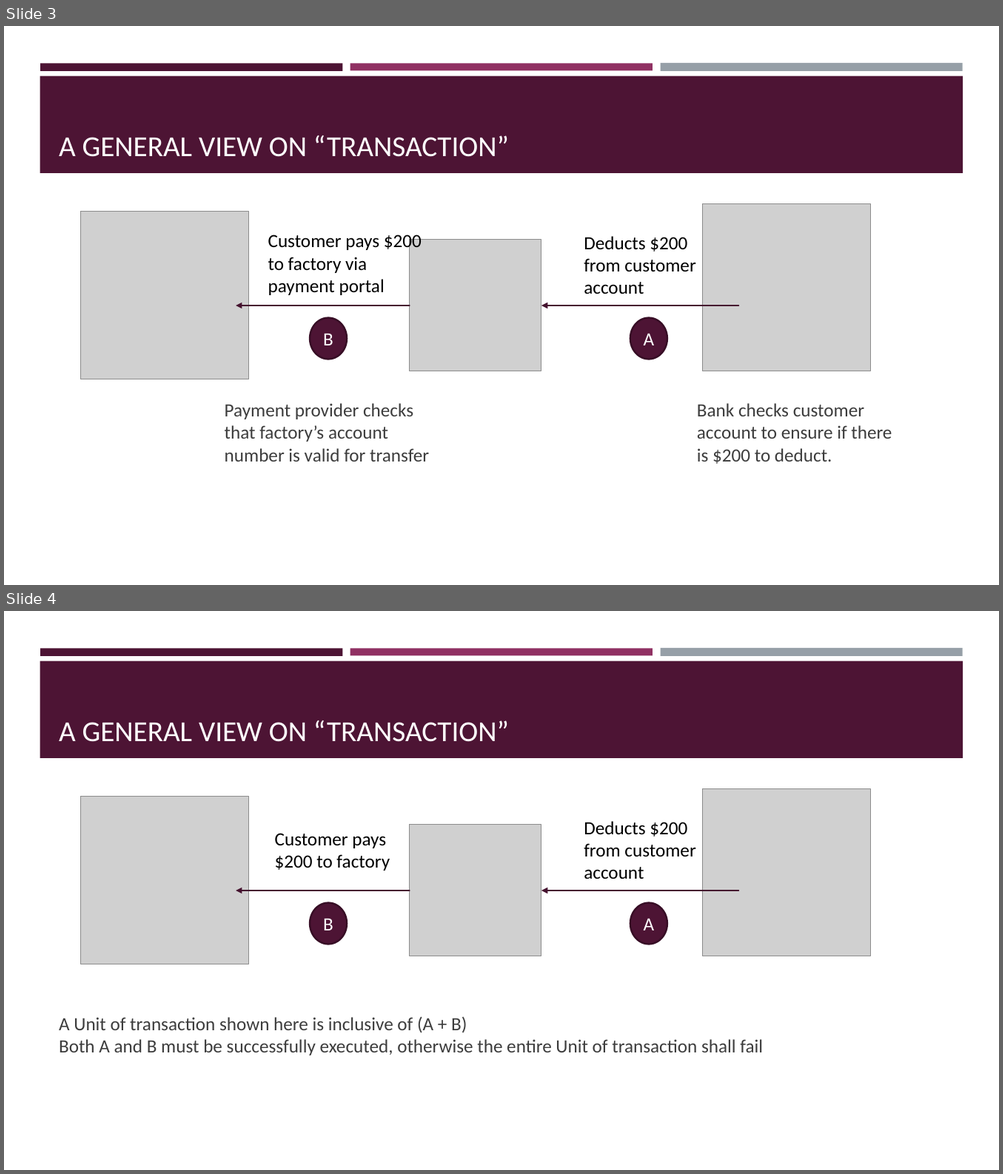
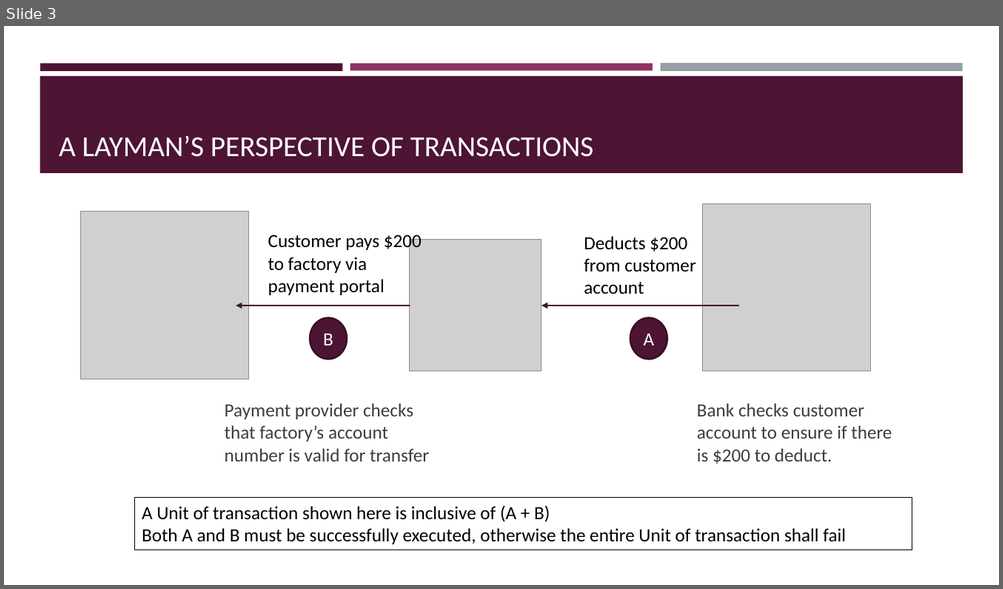
Before and after one commit to jeff-tor/wiley-sre-training, a slide deck: relational-databases-and-sql/PPT_Transactions.pptx. Shown one above the other, each under a label of ours: slides 3 and 4 before the commit, slide 3 after it. The pictures are 1003x1174 and 1003x589 pixels, drawn with LibreOffice and Linux fonts; fonts in the diff are those of the drawing; grey boxes stand for pictures. Boxes give left, top, right and bottom in pixels: in the first picture for what was removed or moved away, otherwise in the second. Text is boxed around its words. In the diff, an @@ line names an element or a change of style, - is before the commit and + after.

```diff
--- a/relational-databases-and-sql/PPT_Transactions.pptx
+++ b/relational-databases-and-sql/PPT_Transactions.pptx
@@ slide 4 removed at bbox=[4, 611, 999, 1170], background #FFFFFF; not listed: 4 template elements that a slide beside it also shows @@
@@ title removed at bbox=[59, 721, 509, 742] @@
-A GENERAL VIEW ON “TRANSACTION”
@@ picture removed at bbox=[81, 797, 249, 965] @@
@@ picture removed at bbox=[703, 789, 871, 957] @@
@@ picture removed at bbox=[410, 825, 542, 957] @@
@@ text removed at bbox=[583, 821, 695, 879] @@
-Deducts $200 from customer account
@@ text removed at bbox=[275, 833, 390, 871] @@
-Customer pays $200 to factory
@@ arrow removed from (410, 891) to (236, 891) @@
@@ arrow removed from (739, 891) to (541, 891) @@
@@ ellipse removed at bbox=[310, 903, 347, 944] @@
-B
@@ ellipse removed at bbox=[630, 903, 667, 944] @@
-A
@@ text removed at bbox=[59, 1017, 762, 1056] @@
-A Unit of transaction shown here is inclusive of (A + B)
-Both A and B must be successfully executed, otherwise the entire Unit of transaction shall fail
@@ slide 3 changed as well @@
@@ title at bbox=[59, 136, 594, 157]: text changed @@
-A GENERAL VIEW ON “TRANSACTION”
+A LAYMAN’S PERSPECTIVE OF TRANSACTIONS
@@ rectangle added at bbox=[134, 498, 912, 551], outline #000000 0.75 pt, 18 pt, text #000000 @@
+A Unit of transaction shown here is inclusive of (A + B)
+Both A and B must be successfully executed, otherwise the entire Unit of transaction shall fail
```
Also in this commit, not shown: 7 other slides changed, 1 slide added, 1 other slide removed, 4 other files.
